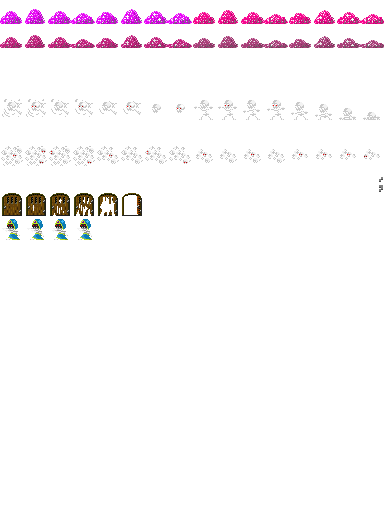
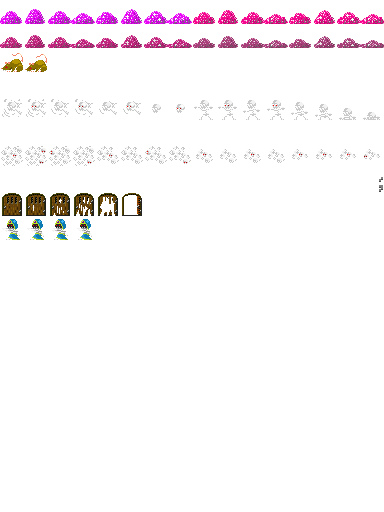
Comparing the layer stacks of the two 384×512 images. Changes:
painted on "r" over [1, 53, 47, 72]
